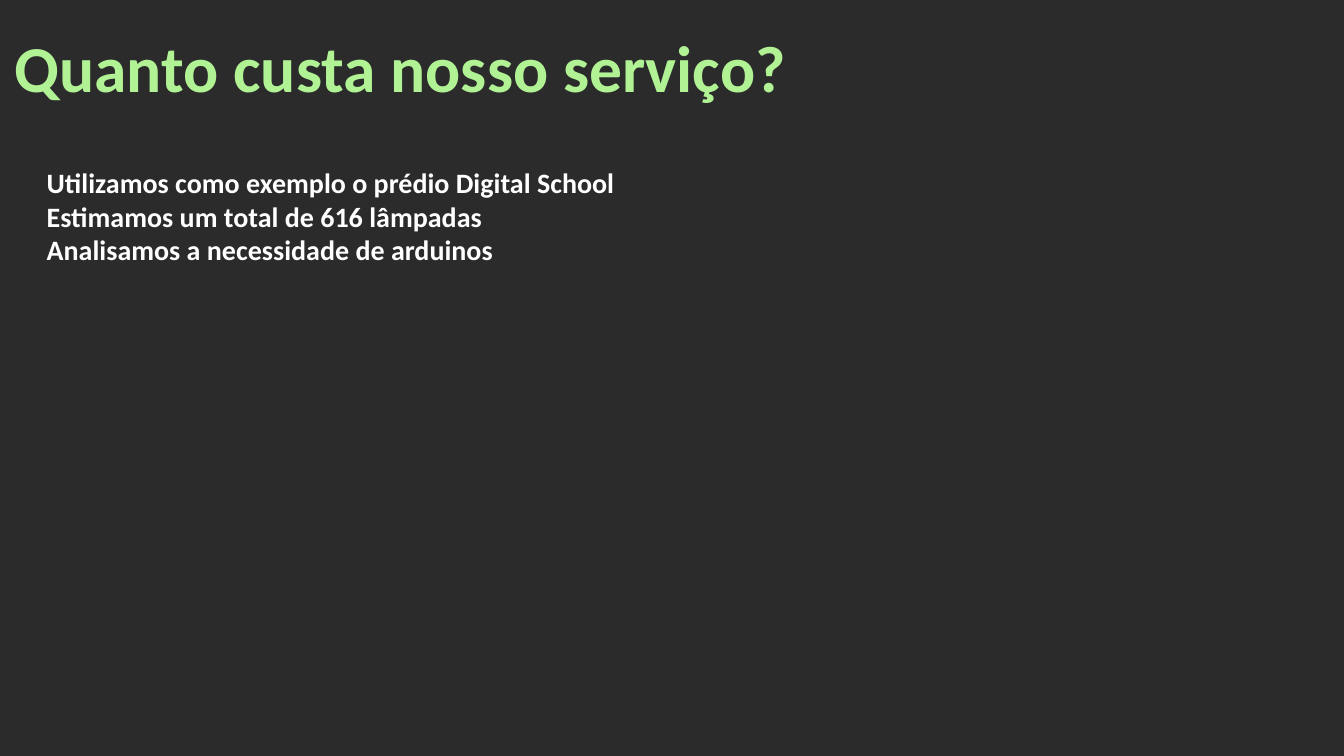
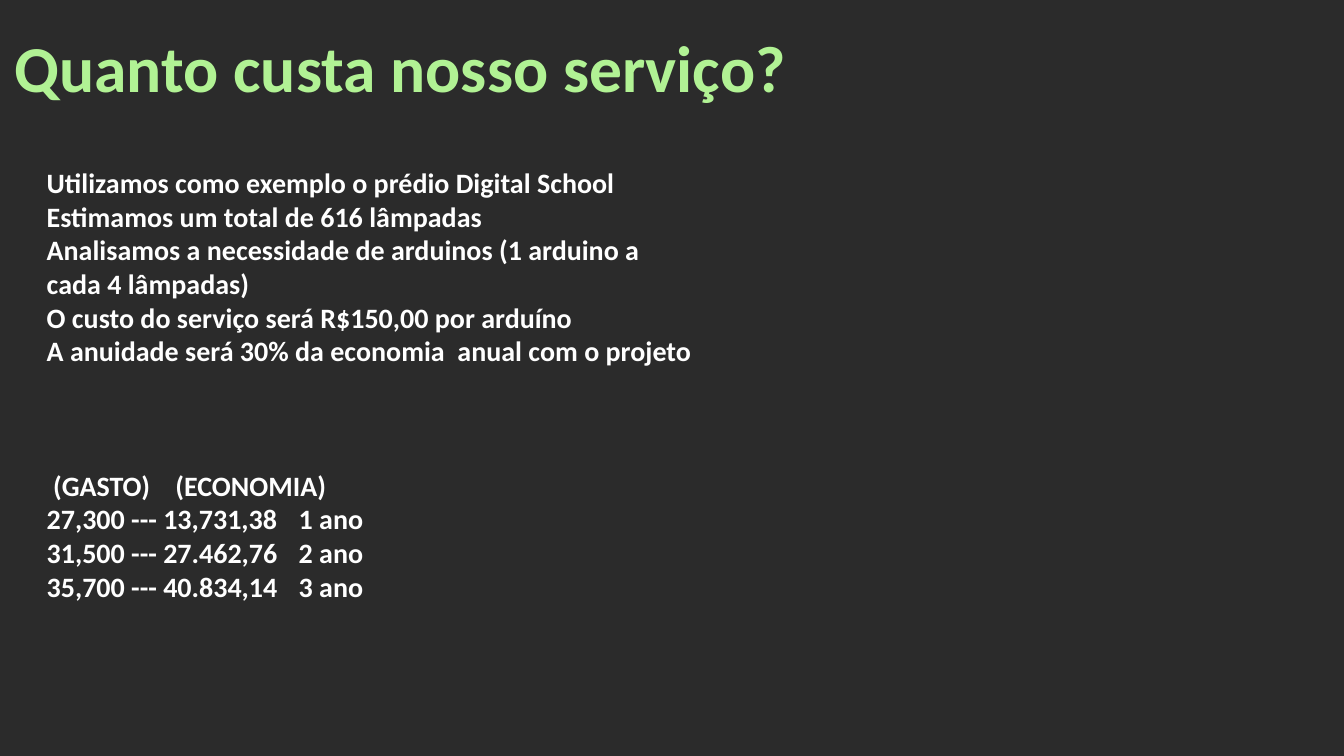
Before and after one commit to diegocrocha/project-energy, a slide deck: slide 10 of Apresentação/Apresentação.pptx. Drawn at 1344x756 pixels with LibreOffice and Linux fonts; fonts in the diff are those of the drawing; background and template pictures are left out; a plain dark background stands for a picture behind light text. Boxes give left, top, right and bottom in pixels: in the first picture for what was removed or moved away, otherwise in the second. Text is boxed around its words. In the diff, an @@ line names an element or a change of style, - is before the commit and + after.

Commit message:
slide

```diff
--- a/Apresentação/Apresentação.pptx
+++ b/Apresentação/Apresentação.pptx
@@ text at (x1=47, y1=239, x2=691, y2=601): text changed @@
-Analisamos a necessidade de arduinos
+Analisamos a necessidade de arduinos (1 arduino a cada 4 lâmpadas)
+O custo do serviço será R$150,00 por arduíno
+A anuidade será 30% da economia anual com o projeto
+(GASTO) (ECONOMIA)
+27,300 --- 13,731,38 1 ano
+31,500 --- 27.462,76 2 ano
+35,700 --- 40.834,14 3 ano
```
